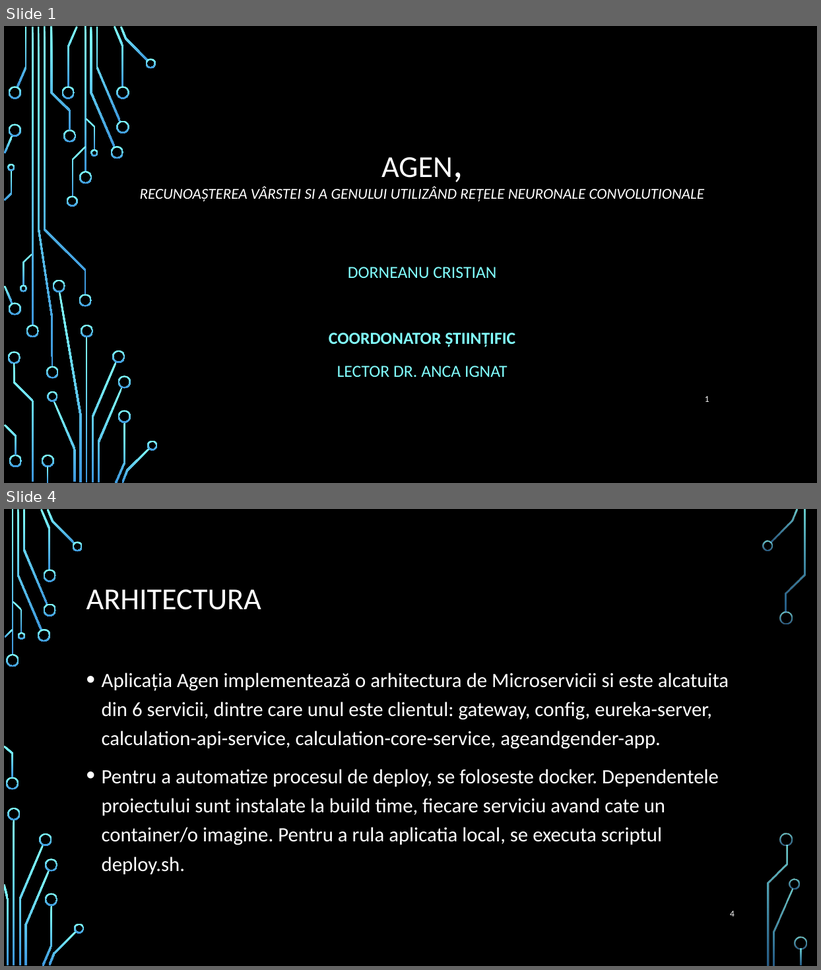
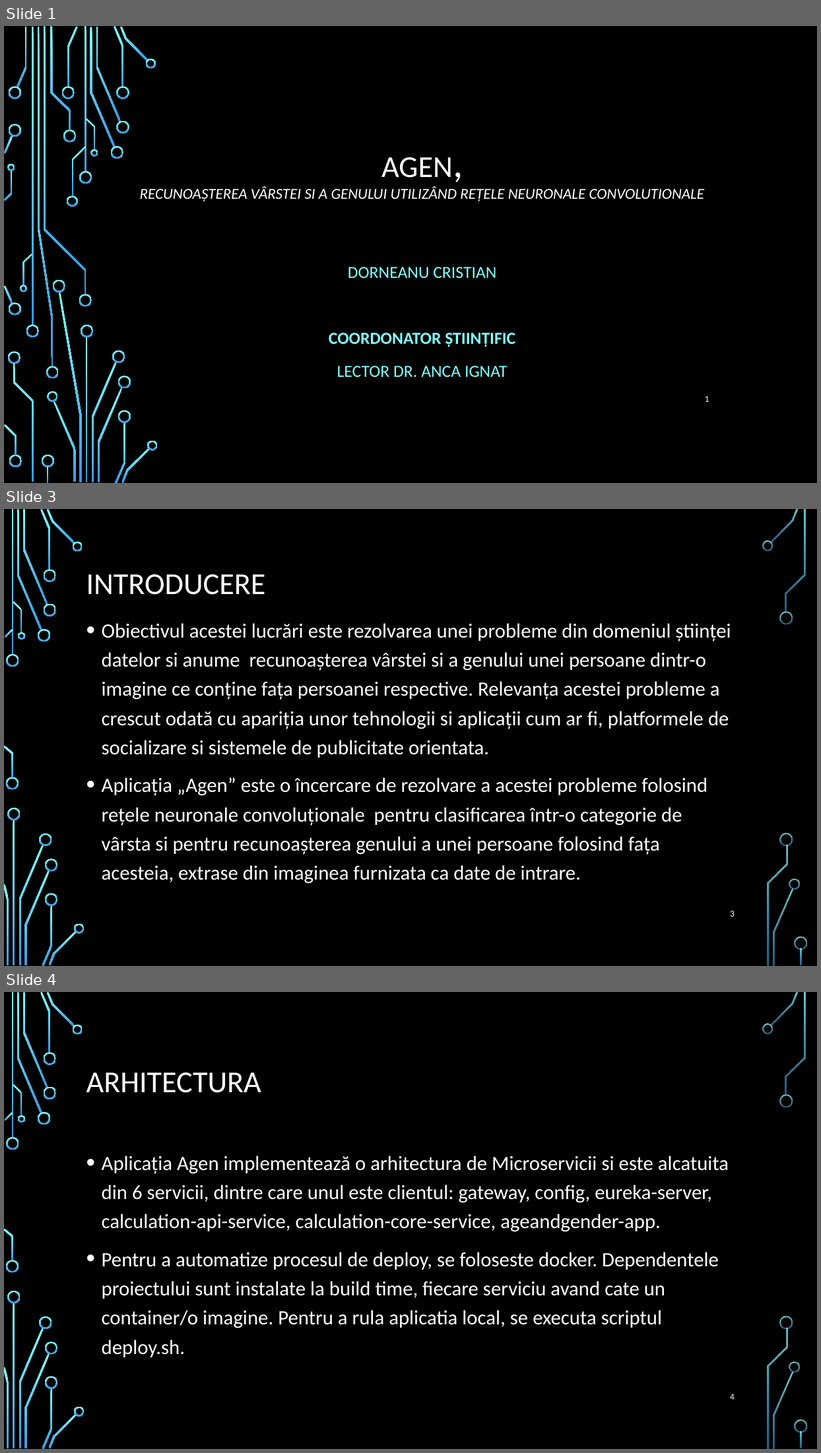
Before and after one commit to cristi-dorneanu/Agen, a slide deck: Licenta2018DorneanuCristian/AGEN.pptx. Shown one above the other, each under a label of ours: slides 1 and 4 before the commit, slides 1, 3 and 4 after it; the slides between them are not shown. The pictures are 821x970 and 821x1453 pixels, drawn with LibreOffice and Linux fonts; fonts in the diff are those of the drawing; background and template pictures are left out. Boxes give left, top, right and bottom in pixels: in the first picture for what was removed or moved away, otherwise in the second. Text is boxed around its words. In the diff, an @@ line names an element or a change of style, - is before the commit and + after.

```diff
--- a/Licenta2018DorneanuCristian/AGEN.pptx
+++ b/Licenta2018DorneanuCristian/AGEN.pptx
@@ slide 3 added at [4,509,817,966], background picture (left out); not listed: 36 template elements that a slide beside it also shows @@
@@ title added at [86,574,266,595], 36 pt, text #FFFFFF @@
+INTRODUCERE
@@ text added at [102,623,731,884], 24 pt, text #FFFFFF @@
+• Obiectivul acestei lucrări este rezolvarea unei probleme din domeniul științei datelor si anume recunoașterea vârstei si a genului unei persoane dintr-o imagine ce conține fața persoanei respective. Relevanța acestei probleme a crescut odată cu apariția unor tehnologii si aplicații cum ar fi, platformele de socializare si sistemele de publicitate orientata.
+• Aplicația „Agen” este o încercare de rezolvare a acestei probleme folosind rețele neuronale convoluționale pentru clasificarea într-o categorie de vârsta si pentru recunoașterea genului a unei persoane folosind fața acesteia, extrase din imaginea furnizata ca date de intrare.
@@ page number added at [730,911,735,917], 10.5 pt, text #FFFFFF @@
+3
```
Also in this commit, not shown: 4 slides changed, 10 other slides added, 7 slides removed, 2 other files.
